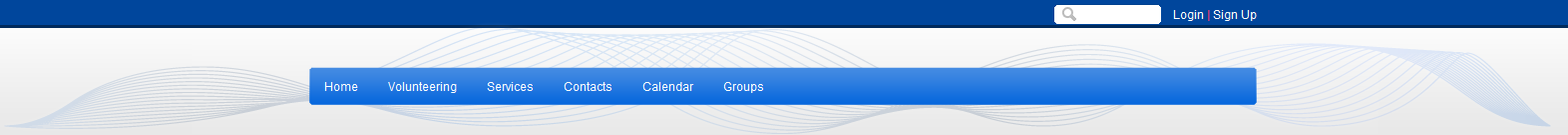
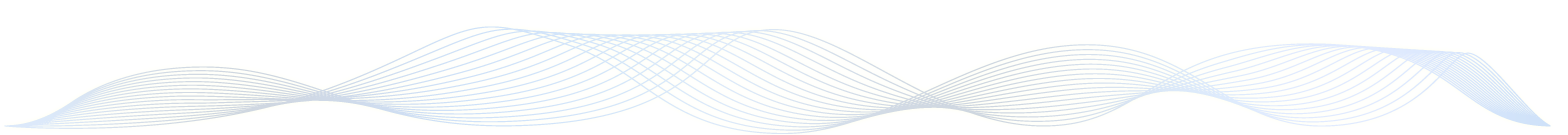
Layer changes from the first 1568x135 image to the second:
hid "Layer 5" over box(309, 66, 1257, 105)
"Layer 9": opacity 15% → 19% over box(3, 25, 1552, 134)
hid "Layer 4" over box(191, 33, 1379, 135)
hid "Layer 1" over box(0, 0, 1568, 135)
